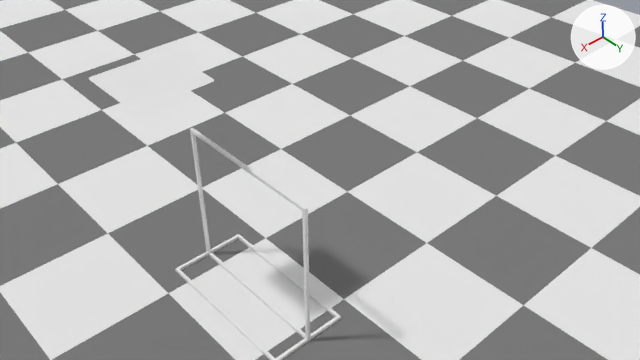
The Blender file blender/scene.blend: old version first, new version second.
The view is the same before and after, from the file's camera 'Camera'. The axes (+X, +Y, +Z) are drawn at upper right. The lights are the same throughout.

Names of what the first picture shows: 'Cloth', 'Floor', 'hanger'.
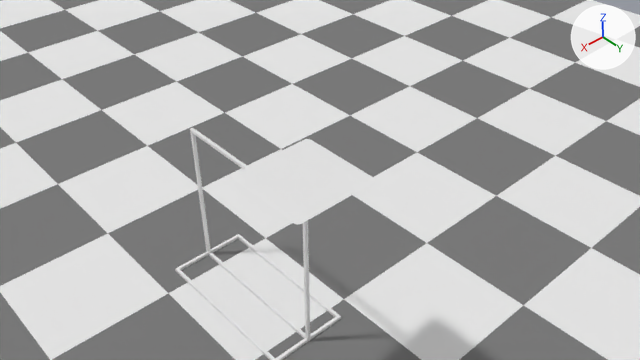
Diff of the bpy script that builds the scene:
```diff
--- a/blender/scene.blend.py
+++ b/blender/scene.blend.py
@@ ob_cloth @@
 ob_cloth = bpy.data.objects.new('Cloth', me_cloth)
-ob_cloth.location = (0.279, -0.374, 1.497)
+ob_cloth.location = (0.128, 0.646, 1.339)
 ob_cloth.scale = (-0.239, -0.239, -0.239)
```

What differs and where, as boxes [x1, y1, x2, y2] in the pictures (640 x 360 px):
'Cloth', moved
    before: [89, 51, 214, 112]
    after: [232, 139, 375, 225]
